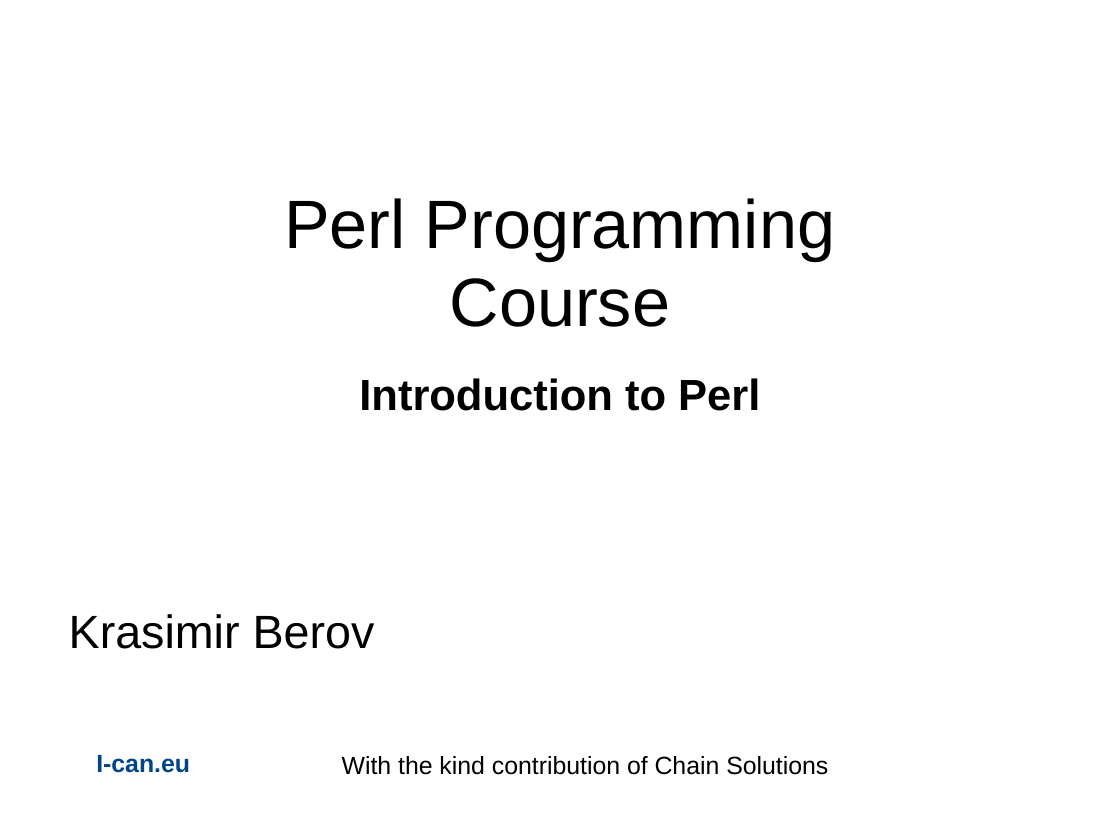
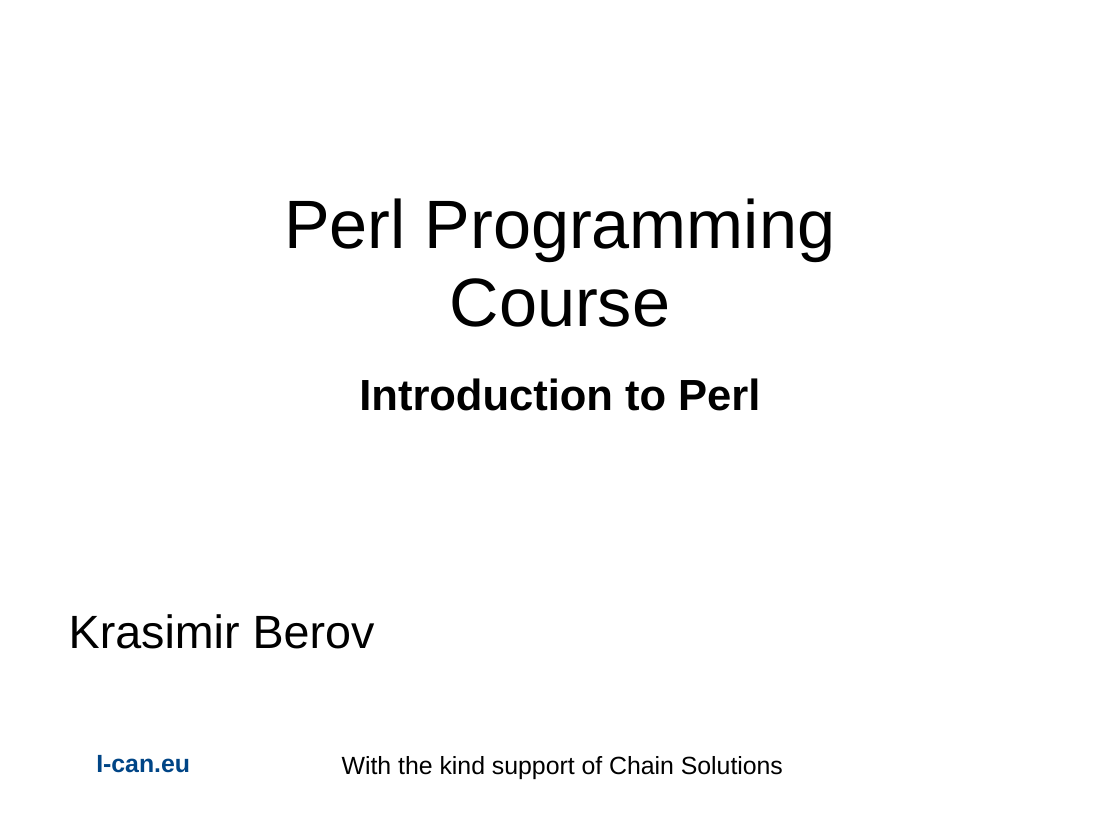
Before and after one commit to kberov/PerlProgrammingCourse, a slide deck: slide 1 of 01_intro.odp. Drawn at 1120x840 pixels with LibreOffice and Linux fonts; fonts in the diff are those of the drawing; background and template pictures are left out. Boxes give left, top, right and bottom in pixels: in the first picture for what was removed or moved away, otherwise in the second. Text is boxed around its words. In the diff, an @@ line names an element or a change of style, - is before the commit and + after.

```diff
--- a/01_intro.odp
+++ b/01_intro.odp
@@ text at [342,756,783,779]: text changed @@
-With the kind contribution of Chain Solutions
+With the kind support of Chain Solutions
```
Also in this commit, not shown: 2 other slides changed, 1 other file.
